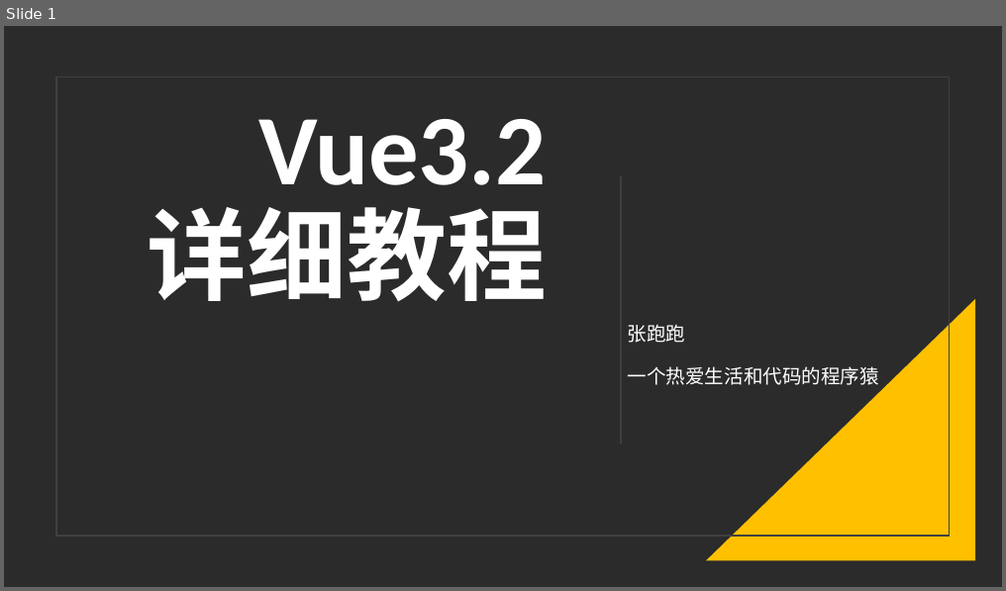
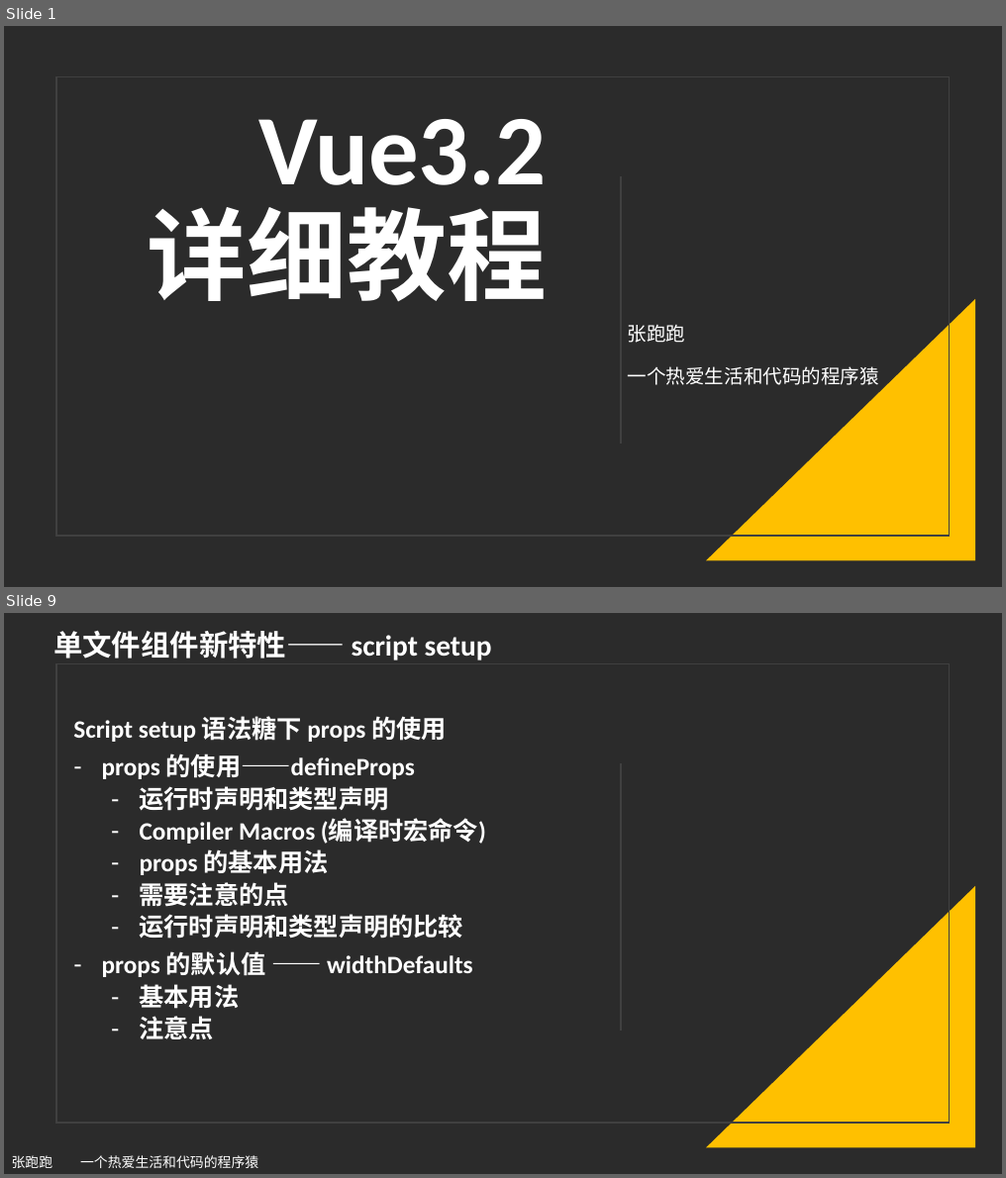
Before and after one commit to iyuangang/web-study-record, a slide deck: Vue/Vue3.2-released/vue3.2详细教程.pptx. Shown one above the other, each under a label of ours: slide 1 before the commit, slides 1 and 9 after it; the slides between them are not shown. The pictures are 1006x591 and 1006x1178 pixels, drawn with LibreOffice and Linux fonts; fonts in the diff are those of the drawing; background and template pictures are left out; a plain dark background stands for a picture behind light text. Boxes give left, top, right and bottom in pixels: in the first picture for what was removed or moved away, otherwise in the second. Text is boxed around its words. In the diff, an @@ line names an element or a change of style, - is before the commit and + after.

```diff
--- a/Vue/Vue3.2-released/vue3.2详细教程.pptx
+++ b/Vue/Vue3.2-released/vue3.2详细教程.pptx
@@ slide 9 added at (4, 613, 1002, 1174), background picture (left out) @@
@@ rectangle added at (4, 613, 1002, 1174), fill #FFFFFF @@
@@ text added at (54, 631, 492, 661), 28 pt, text #FFFFFF, bold @@
+单文件组件新特性—— script setup
@@ rectangle added at (56, 663, 949, 1123), outline #404040 1.5 pt @@
@@ subtitle added at (73, 716, 486, 1040), 24 pt, text #FFFFFF, bold @@
+Script setup 语法糖下 props 的使用
+– props 的使用——defineProps
+  – 运行时声明和类型声明
+  – Compiler Macros (编译时宏命令)
+  – props 的基本用法
+  – 需要注意的点
+  – 运行时声明和类型声明的比较
+– props 的默认值 —— widthDefaults
+  – 基本用法
+  – 注意点
@@ line added from (621, 765) to (621, 1030), #404040 1.5 pt @@
@@ right triangle added at (706, 886, 976, 1149), fill #FFC000 @@
@@ text added at (12, 1156, 258, 1168), 13.2 pt, text #FFFFFF @@
+张跑跑 一个热爱生活和代码的程序猿
```
Also in this commit, not shown: 8 slides changed, 8 other slides added, 9 other files.
